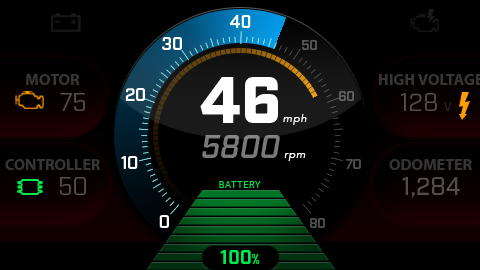
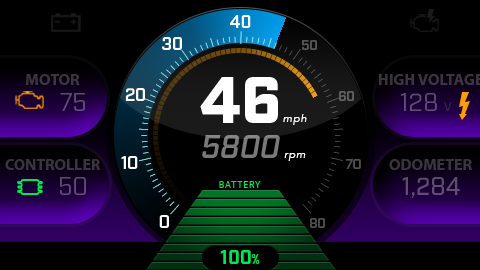
Layered file, before and after one edit (480x270). Changes by layer:
pixels changed over [0, 55, 480, 242] (layer not identified)
